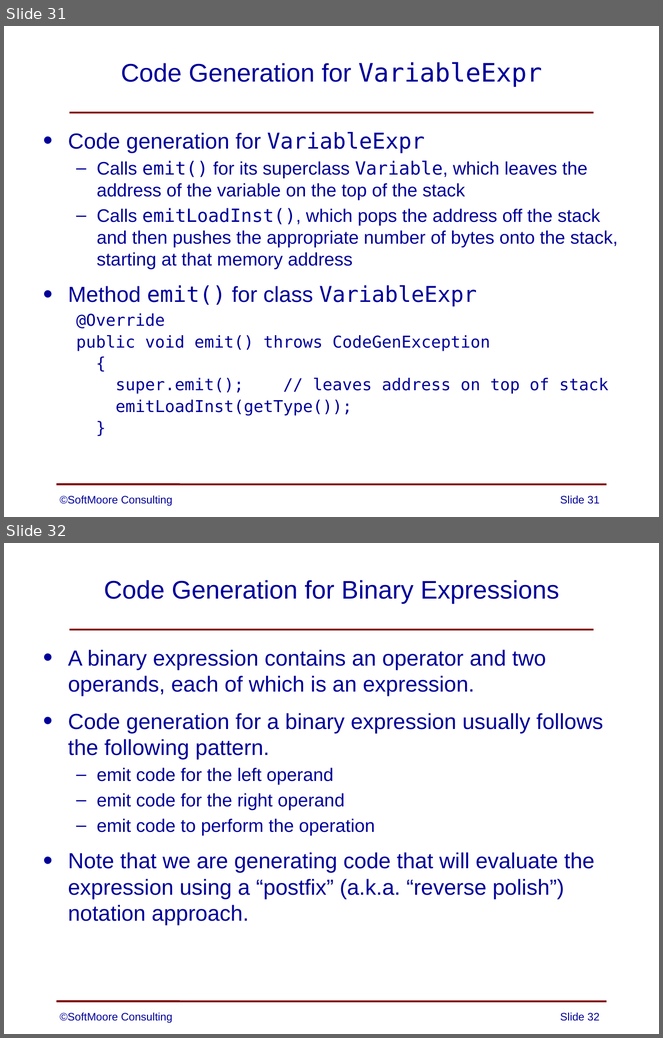
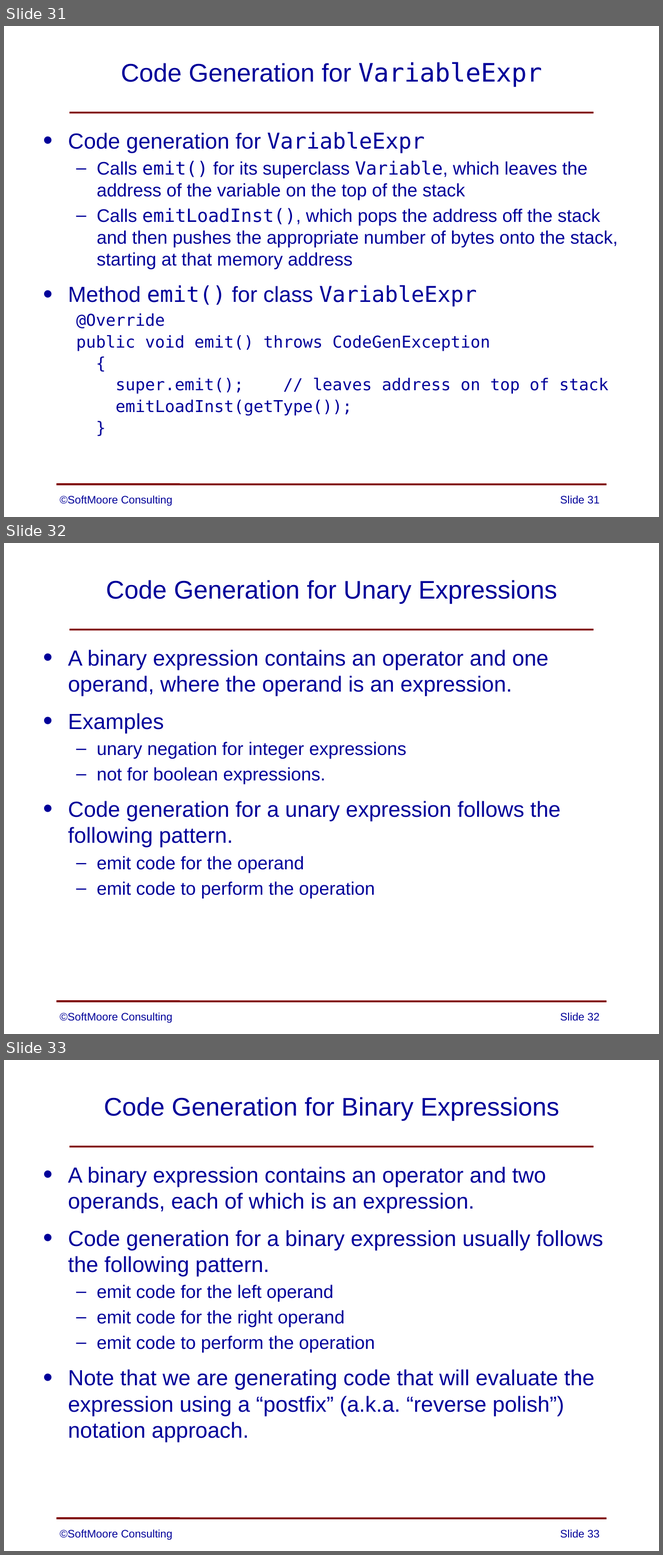
Before and after one commit to SoftMoore/CPRL-Java-3rd, a slide deck: PowerPoints/11 - Code Generation.pptx. Shown one above the other, each under a label of ours: slides 31 and 32 before the commit, slides 31, 32 and 33 after it. The pictures are 663x1038 and 663x1555 pixels, drawn with LibreOffice and Linux fonts; fonts in the diff are those of the drawing. Boxes give left, top, right and bottom in pixels: in the first picture for what was removed or moved away, otherwise in the second. Text is boxed around its words. In the diff, an @@ line names an element or a change of style, - is before the commit and + after.

Commit message:
updated a PowerPoint slide

```diff
--- a/PowerPoints/11 - Code Generation.pptx
+++ b/PowerPoints/11 - Code Generation.pptx
@@ slide 32 added at (4, 543, 659, 1034), background #FFFFFF; not listed: 2 template elements that a slide beside it also shows @@
@@ title added at (106, 580, 557, 604), 28 pt, text #000099 @@
+Code Generation for Unary Expressions
@@ text added at (68, 650, 560, 899), 24 pt, text #000099 @@
+• A binary expression contains an operator and one operand, where the operand is an expression.
+• Examples
+  – unary negation for integer expressions
+  – not for boolean expressions.
+• Code generation for a unary expression follows the following pattern.
+  – emit code for the operand
+  – emit code to perform the operation
@@ text added at (60, 1013, 172, 1023), 12 pt, text #000099 @@
+©SoftMoore Consulting
@@ page number added at (560, 1013, 599, 1021), 12 pt, text #000099 @@
+Slide 32
@@ what was slide 32 is now slide 33 @@
@@ page number at (560, 1530, 599, 1538): text changed @@
-Slide 32
+Slide 33
```
